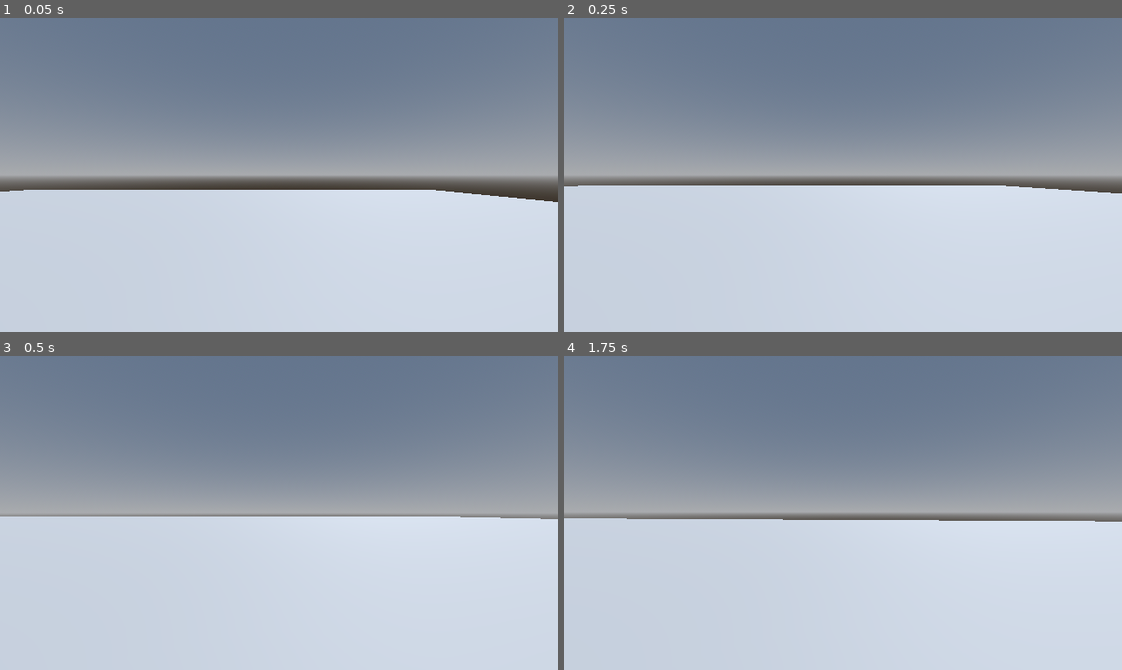
Above: before the commit, frames 1-4 (two rows, left to right).
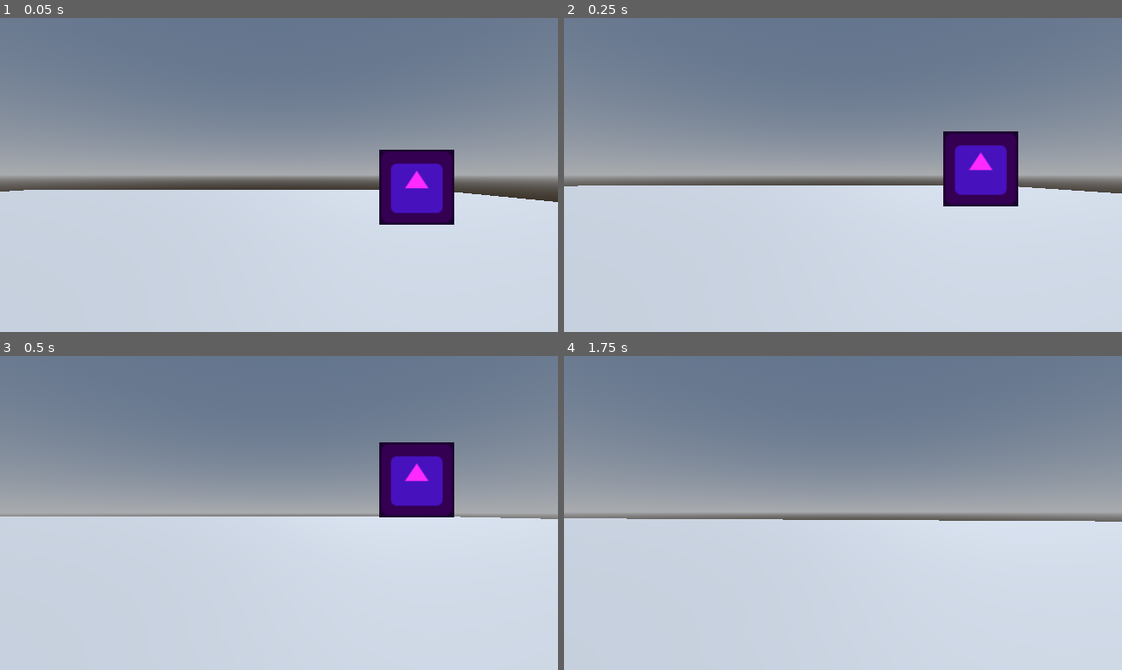
Above: after the commit, the same moments.

Repository: Torchki-Inc/one-bit-jam-12
Game: Godot game, scene res://src/scenes/debug/world.tscn
Two runs of this game, one before a commit and one after it. Both use one fixed random seed, a clock stepped at 60 frames per second and the inputs below. This scene is started directly instead of the project's main scene. The engine's default icon, where the game draws it, is replaced by a stand-in: a white triangle on a blue panel in a dark square.
Inputs (mouse positions are in pixels of both pictures, inside the frame that each line leads up to):
- Up to frame 1 (0.05 s): no input
- Up to frame 2 (0.25 s): no input
- Up to frame 3 (0.5 s): no input
- Up to frame 4 (1.75 s): move the mouse to (870, 513) at 0.52 s; hold W (move_up) from 0.53 s (still down); tap I at 0.6, 1.35 s; move the mouse to (815, 513) at 1.27 s

The runs differ from the first frame. In frame 1, 3.2% of the frame differs, in the area x 67-82%, y 41-66%; in frame 2, 3.2%; in frame 3, 3.2%; in frame 4, nothing differs.

Commit message:
add enemy temlate tested bilboard view

Diff:
--- a/one-bit-west/src/scenes/debug/world.tscn
+++ b/one-bit-west/src/scenes/debug/world.tscn
@@ -1,6 +1,7 @@
 [gd_scene format=3 uid="uid://ilop6igxmrm4"]
 
 [ext_resource type="PackedScene" uid="uid://c8v7b2luia2lj" path="res://src/scenes/player/player.tscn" id="1_5lxvg"]
+[ext_resource type="PackedScene" uid="uid://cpha5xer7byrt" path="res://src/scenes/enemies/enemy_template.tscn" id="2_5e4sf"]
 
 [sub_resource type="ProceduralSkyMaterial" id="ProceduralSkyMaterial_5lxvg"]
 sky_horizon_color = Color(0.66224277, 0.6717428, 0.6867428, 1)
@@ -30,3 +31,10 @@
 
 [node name="Player" parent="." unique_id=986646973 instance=ExtResource("1_5lxvg")]
 transform = Transform3D(1, 0, 0, 0, 1, 0, 0, 0, 1, 0, 0.7, 0)
+
+[node name="EnemyRoot" type="Node" parent="." unique_id=494032929]
+
+[node name="Enemy" parent="EnemyRoot" unique_id=1865814944 instance=ExtResource("2_5e4sf")]
+transform = Transform3D(1, 0, 0, 0, 1, 0, 0, 0, 1, 2.345692, 0.47683358, -3.481809)
+modulate = Color(1, 0.17254902, 1, 1)
+double_sided = false
--- /dev/null
+++ b/one-bit-west/src/scenes/enemies/enemy_template.tscn
@@ -0,0 +1,28 @@
+[gd_scene format=3 uid="uid://cpha5xer7byrt"]
+
+[ext_resource type="Texture2D" uid="uid://b33tp883dchjw" path="res://icon.svg" id="1_jgcqs"]
+
+[sub_resource type="SpriteFrames" id="SpriteFrames_c8qny"]
+animations = [{
+"frames": [{
+"duration": 1.0,
+"texture": ExtResource("1_jgcqs")
+}],
+"loop": 1,
+"name": &"default",
+"speed": 5.0
+}]
+
+[sub_resource type="BoxShape3D" id="BoxShape3D_wewn7"]
+size = Vector3(1.2422919, 1.1590185, 0.044799805)
+
+[node name="Enemy" type="AnimatedSprite3D" unique_id=1865814944]
+billboard = 2
+transparent = false
+sprite_frames = SubResource("SpriteFrames_c8qny")
+
+[node name="Area3D" type="Area3D" parent="." unique_id=914118426]
+
+[node name="CollisionShape3D" type="CollisionShape3D" parent="Area3D" unique_id=594926469]
+transform = Transform3D(1, 0, 0, 0, 1, 0, 0, 0, 1, -0.018014193, 0.039509237, -0.0028686523)
+shape = SubResource("BoxShape3D_wewn7")
